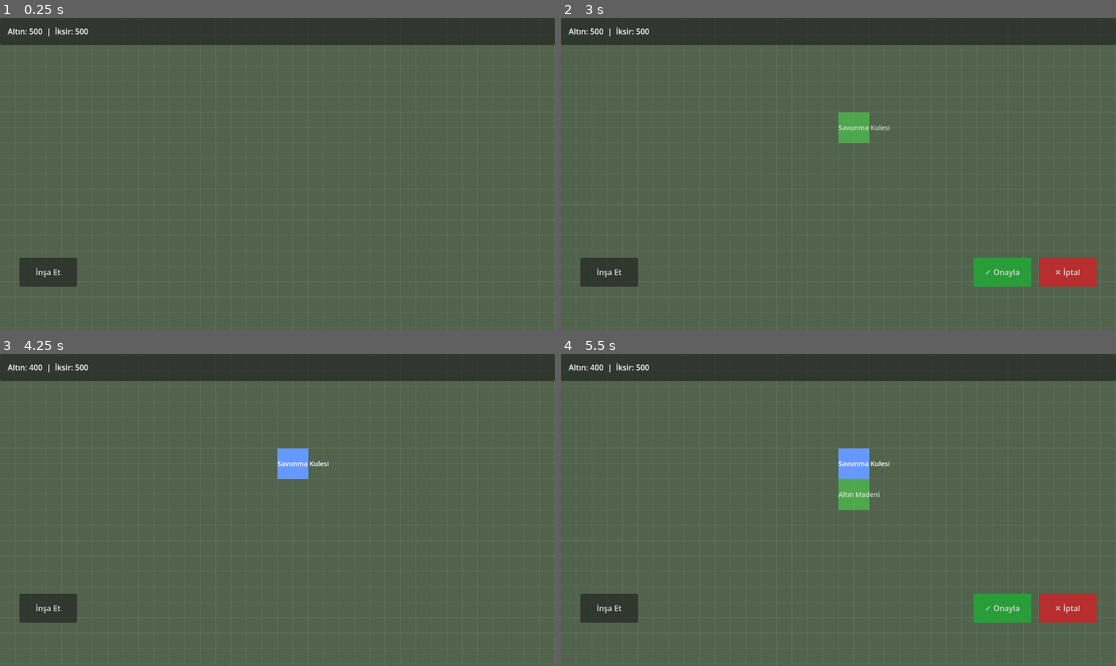
Above: before the commit, frames 1-4 (two rows, left to right).
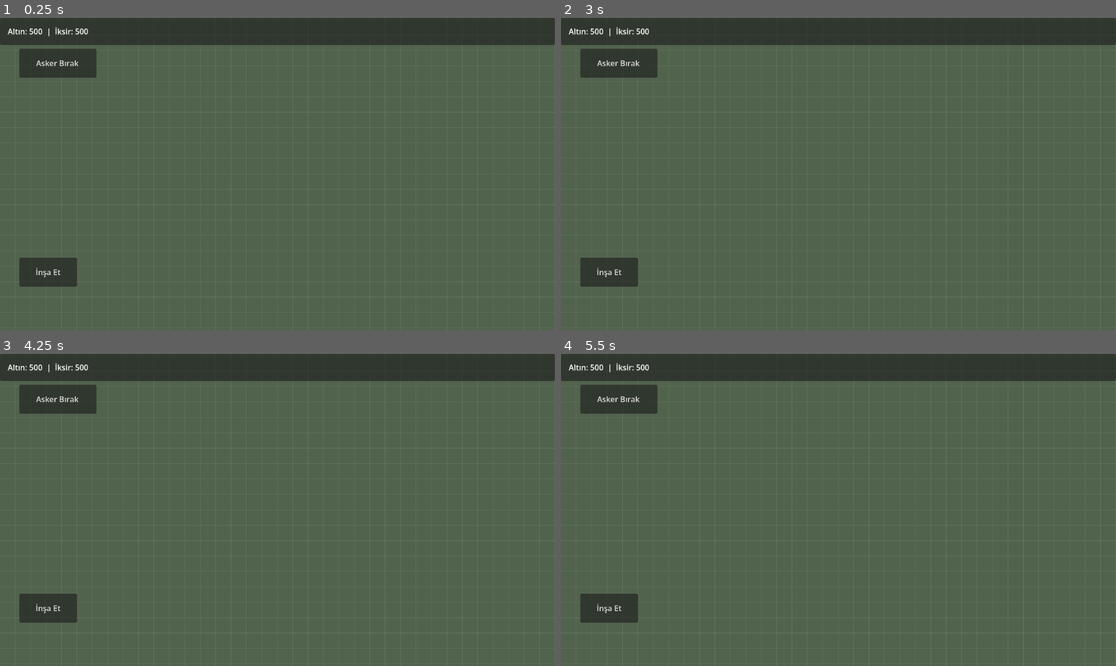
Above: after the commit, the same moments.

Repository: YazarKemal/ClashGame
Game: Godot game, scene res://scenes/main.tscn
The game is run twice, just before and just after one commit, with the same random seed, the same clock (stepped at 60 frames per second) and the same inputs.
Inputs (mouse positions are in pixels of both pictures, inside the frame that each line leads up to):
- Up to frame 1 (0.25 s): no input
- Up to frame 2 (3 s): click (616, 64) at 0.5 s, where only the run after the commit has a clickable "Asker Bırak"; click (616, 64) at 1.25 s, where only the run after the commit has a clickable "Kapat"; click "İnşa Et" at 2 s; click "Kule (100 G)" at 2.75 s
- Up to frame 3 (4.25 s): click (444, 606) at 3.5 s, where only the run before the commit has a clickable "✓ Onayla"
- Up to frame 4 (5.5 s): click "İnşa Et" at 4.25 s; click "Maden (80 E)" at 5 s

The runs differ from the first frame. In frame 1, 1.3% of the frame differs, in the area x 3-18%, y 9-20%; in frame 2, 3.8%; in frame 3, 1.9%; in frame 4, 4.4%, in the area x 3-97%, y 3-87%.
Error after the commit: Parse Error: Cannot infer the type of "target" variable because the value doesn't have a set type. (res://scripts/building.gd:178)

Commit message:
feat: add units, combat system and tower defense shooting
- Add HP and health bars per building type (tower 300, mine 200, town
  hall 600); destroyed buildings free their grid cells.
- Towers attack the nearest unit in range (200px) with 25 damage/s and
  a visual bullet.
- Add units (red circles, 100 HP) that walk to the nearest building and
  deal 20 damage/s in range; die at 0 HP.
- Add a deploy button that spawns units at touched map locations.

Co-Authored-By: Claude Opus 4.7 <noreply@anthropic.com>

Diff:
--- a/scenes/building.tscn
+++ b/scenes/building.tscn
@@ -13,3 +13,7 @@
 theme_override_font_sizes/font_size = 14
 horizontal_alignment = 1
 vertical_alignment = 1
+
+[node name="HpBar" type="ProgressBar" parent="."]
+custom_minimum_size = Vector2(64, 8)
+show_percentage = false
--- a/scenes/ui.tscn
+++ b/scenes/ui.tscn
@@ -81,6 +81,16 @@
 layout_mode = 2
 text = "Kapat"
 
+[node name="DeployButton" type="Button" parent="."]
+custom_minimum_size = Vector2(160, 60)
+anchors_preset = 0
+offset_left = 40.0
+offset_top = 64.0
+offset_right = 200.0
+offset_bottom = 124.0
+mouse_filter = 0
+text = "Asker Bırak"
+
 [node name="BuildButton" type="Button" parent="."]
 custom_minimum_size = Vector2(120, 60)
 anchors_preset = 2
--- /dev/null
+++ b/scenes/unit.tscn
@@ -0,0 +1,13 @@
+[gd_scene load_steps=2 format=3]
+
+[ext_resource type="Script" path="res://scripts/unit.gd" id="1_unit"]
+
+[node name="Unit" type="Node2D"]
+script = ExtResource("1_unit")
+
+[node name="Body" type="Polygon2D" parent="."]
+color = Color(0.9, 0.2, 0.2, 1)
+
+[node name="HpBar" type="ProgressBar" parent="."]
+custom_minimum_size = Vector2(24, 5)
+show_percentage = false
--- a/scripts/building.gd
+++ b/scripts/building.gd
@@ -1,10 +1,16 @@
 extends Node2D
 class_name Building
 
+signal destroyed(cells: Array)
+
 enum State { PREVIEW, PLACED }
 enum Type { TOWER, MINE, TOWN_HALL }
 
-## Static definitions per building type: footprint, cost, currency and color.
+const ATTACK_RANGE := 200.0
+const ATTACK_DAMAGE := 25
+const ATTACK_INTERVAL := 1.0
+
+## Static definitions per building type: footprint, cost, currency, color, HP.
 const DATA := {
 	Type.TOWER: {
 		"name": "Savunma Kulesi",
@@ -13,6 +19,7 @@
 		"currency": "gold",
 		"color": Color(0.4, 0.6, 1.0, 1.0),
 		"gold_per_sec": 0,
+		"max_hp": 300,
 	},
 	Type.MINE: {
 		"name": "Altın Madeni",
@@ -21,6 +28,7 @@
 		"currency": "elixir",
 		"color": Color(1.0, 0.78, 0.2, 1.0),
 		"gold_per_sec": 5,
+		"max_hp": 200,
 	},
 	Type.TOWN_HALL: {
 		"name": "Belediye Binası",
@@ -29,6 +37,7 @@
 		"currency": "gold",
 		"color": Color(0.42, 0.2, 0.62, 1.0),
 		"gold_per_sec": 0,
+		"max_hp": 600,
 	},
 }
 
@@ -39,6 +48,7 @@
 
 var state := State.PLACED
 var cell := Vector2i.ZERO
+var cells: Array = []
 
 ## Derived from DATA in _ready().
 var building_name := "Building"
@@ -46,12 +56,16 @@
 var cost := 0
 var currency := "gold"
 var gold_per_sec := 0
+var max_hp := 100
+var hp := max_hp
 var _base_color := Color(0.55, 0.6, 0.7, 1.0)
 
 var _timer: Timer = null
+var _attack_timer: Timer = null
 
 @onready var _body: Polygon2D = $Body
 @onready var _label: Label = $Label
+@onready var _hp_bar: ProgressBar = $HpBar
 
 func _ready() -> void:
 	_apply_def(DATA[building_type])
@@ -65,6 +79,8 @@
 	cost = def["cost"]
 	currency = def["currency"]
 	gold_per_sec = def["gold_per_sec"]
+	max_hp = def["max_hp"]
+	hp = max_hp
 	_base_color = def["color"]
 
 ## Gold spent if this building's currency is gold, else 0.
@@ -86,6 +102,10 @@
 	])
 	_label.position = Vector2(-half, -half)
 	_label.size = Vector2(size, size)
+	_hp_bar.position = Vector2(-half, -half - 14.0)
+	_hp_bar.size = Vector2(size, 8.0)
+	_hp_bar.max_value = max_hp
+	_hp_bar.value = hp
 
 func _apply_state() -> void:
 	_body.color = _base_color
@@ -98,16 +118,38 @@
 	position = _cell_center(c)
 	_body.color = VALID_COLOR if valid else INVALID_COLOR
 	modulate.a = 0.7
-
-## Locks the building onto cell (top-left), marks it built and, if it produces
-## resources, starts its periodic production timer.
+	_hp_bar.hide()
+
+## Locks the building onto cell (top-left), marks it built and starts any
+## per-building behaviours (production, tower attacks).
 func place_at(c: Vector2i) -> void:
 	cell = c
+	cells.clear()
+	for dx in range(grid_size):
+		for dy in range(grid_size):
+			cells.append(c + Vector2i(dx, dy))
 	state = State.PLACED
 	position = _cell_center(c)
 	_apply_state()
+	_hp_bar.show()
 	if gold_per_sec > 0:
 		_start_production()
+	if building_type == Type.TOWER:
+		_start_attacks()
+
+func take_damage(amount: int) -> void:
+	if state != State.PLACED:
+		return
+	hp -= amount
+	if _hp_bar != null:
+		_hp_bar.value = max(hp, 0)
+	if hp <= 0:
+		_die()
+
+func _die() -> void:
+	remove_from_group("buildings")
+	destroyed.emit(cells)
+	queue_free()
 
 func _start_production() -> void:
 	if _timer != null:
@@ -123,6 +165,49 @@
 		return
 	GameManager.add_resources(gold_per_sec, 0)
 
+func _start_attacks() -> void:
+	if _attack_timer != null:
+		return
+	_attack_timer = Timer.new()
+	_attack_timer.wait_time = ATTACK_INTERVAL
+	_attack_timer.autostart = true
+	add_child(_attack_timer)
+	_attack_timer.timeout.connect(_attack)
+
+func _attack() -> void:
+	var target := _nearest_unit_in_range()
+	if target == null:
+		return
+	_fire_bullet(target)
+	target.take_damage(ATTACK_DAMAGE)
+
+func _nearest_unit_in_range():
+	var best = null
+	var best_d := ATTACK_RANGE * ATTACK_RANGE + 1.0
+	for u in get_tree().get_nodes_in_group("units"):
+		var d := global_position.distance_squared_to(u.global_position)
+		if d <= ATTACK_RANGE * ATTACK_RANGE and d < best_d:
+			best = u
+			best_d = d
+	return best
+
+func _fire_bullet(target: Node2D) -> void:
+	var bullet := Polygon2D.new()
+	bullet.polygon = _circle_points(4.0, 8)
+	bullet.color = Color(1.0, 0.95, 0.6, 1.0)
+	add_child(bullet)
+	var tw := create_tween()
+	tw.tween_property(bullet, "position", to_local(target.global_position), 0.15)
+	tw.parallel().tween_property(bullet, "modulate:a", 0.0, 0.15)
+	tw.tween_callback(bullet.queue_free)
+
+func _circle_points(radius: float, segments: int) -> PackedVector2Array:
+	var pts := PackedVector2Array()
+	for i in segments:
+		var a := TAU * i / segments
+		pts.append(Vector2(cos(a), sin(a)) * radius)
+	return pts
+
 func _cell_center(c: Vector2i) -> Vector2:
 	return GridConfig.cell_to_world(c.x, c.y) \
 			+ Vector2(grid_size * GridConfig.TILE_SIZE, grid_size * GridConfig.TILE_SIZE) * 0.5
--- a/scripts/building_manager.gd
+++ b/scripts/building_manager.gd
@@ -7,10 +7,12 @@
 signal placement_ended(success: bool)
 
 const BUILDING_SCENE: PackedScene = preload("res://scenes/building.tscn")
+const UNIT_SCENE: PackedScene = preload("res://scenes/unit.tscn")
 
 var occupied: Dictionary = {}  # Vector2i -> true
 
 var placing := false
+var spawn_mode := false
 var _preview: Building = null
 var _preview_cell := Vector2i.ZERO
 
@@ -33,14 +35,19 @@
 func start_placement(building_type: Building.Type) -> void:
 	if placing:
 		cancel_placement()
+	spawn_mode = false
 	var b: Building = BUILDING_SCENE.instantiate()
 	b.building_type = building_type
+	b.destroyed.connect(_on_building_destroyed)
 	add_child(b)
 	_preview = b
 	_preview_cell = GridConfig.world_to_cell(get_global_mouse_position())
 	placing = true
 	_apply_preview_validity()
 	placement_started.emit()
+
+func set_spawn_mode(on: bool) -> void:
+	spawn_mode = on
 
 func confirm_placement() -> bool:
 	if not placing or _preview == null:
@@ -65,15 +72,29 @@
 	placement_ended.emit(false)
 
 func _unhandled_input(event: InputEvent) -> void:
+	if not (event is InputEventScreenTouch or event is InputEventScreenDrag):
+		return
+	if spawn_mode and not placing:
+		if event is InputEventScreenTouch and event.pressed:
+			_spawn_unit_at(event.position)
+		return
 	if not placing or _preview == null:
 		return
 	# Only move the preview from real map touches/drags, never from UI presses.
-	var drag: InputEventScreenDrag = event as InputEventScreenDrag
-	var touch: InputEventScreenTouch = event as InputEventScreenTouch
-	if drag != null:
-		_move_preview_to(drag.position)
-	elif touch != null and touch.pressed:
-		_move_preview_to(touch.position)
+	if event is InputEventScreenDrag:
+		_move_preview_to(event.position)
+	elif event is InputEventScreenTouch and event.pressed:
+		_move_preview_to(event.position)
+
+func _spawn_unit_at(screen_pos: Vector2) -> void:
+	var world := get_global_transform_with_canvas().affine_inverse() * screen_pos
+	var u: Node2D = UNIT_SCENE.instantiate()
+	u.position = world
+	add_child(u)
+
+func _on_building_destroyed(cells: Array) -> void:
+	for c in cells:
+		occupied.erase(c)
 
 func _move_preview_to(screen_pos: Vector2) -> void:
 	# Convert the viewport/screen point into world space (accounts for the
@@ -92,6 +113,5 @@
 func _place_preview() -> void:
 	var b := _preview
 	b.place_at(_preview_cell)
-	for dx in range(b.grid_size):
-		for dy in range(b.grid_size):
-			occupied[b.cell + Vector2i(dx, dy)] = true
+	for c in b.cells:
+		occupied[c] = true
--- a/scripts/ui.gd
+++ b/scripts/ui.gd
@@ -9,6 +9,7 @@
 var manager: BuildingManager
 
 @onready var build_button: Button = $BuildButton
+@onready var deploy_button: Button = $DeployButton
 @onready var build_menu: PanelContainer = $BuildMenu
 @onready var tower_button: Button = $BuildMenu/Margin/VBox/TowerButton
 @onready var mine_button: Button = $BuildMenu/Margin/VBox/MineButton
@@ -25,6 +26,7 @@
 	manager.placement_ended.connect(_on_placement_ended)
 
 	build_button.pressed.connect(_on_build_pressed)
+	deploy_button.pressed.connect(_on_deploy_pressed)
 	tower_button.pressed.connect(_start_tower_placement)
 	mine_button.pressed.connect(_start_mine_placement)
 	town_hall_button.pressed.connect(_start_town_hall_placement)
@@ -46,6 +48,14 @@
 func _on_build_pressed() -> void:
 	build_button.hide()
 	build_menu.show()
+
+func _on_deploy_pressed() -> void:
+	if manager.spawn_mode:
+		manager.set_spawn_mode(false)
+		deploy_button.text = "Asker Bırak"
+	else:
+		manager.set_spawn_mode(true)
+		deploy_button.text = "Kapat"
 
 func _close_build_menu() -> void:
 	build_menu.hide()
--- /dev/null
+++ b/scripts/unit.gd
@@ -0,0 +1,60 @@
+extends Node2D
+class_name Unit
+
+const SPEED := 60.0
+const ATTACK_RANGE := 42.0
+const DAMAGE := 20
+const ATTACK_INTERVAL := 1.0
+const MAX_HP := 100
+
+var hp := MAX_HP
+
+var _attack_cd := 0.0
+
+@onready var _body: Polygon2D = $Body
+@onready var _hp_bar: ProgressBar = $HpBar
+
+func _ready() -> void:
+	add_to_group("units")
+	_body.polygon = _circle_points(10.0, 12)
+	_hp_bar.position = Vector2(-12.0, -24.0)
+	_hp_bar.size = Vector2(24.0, 5.0)
+	_hp_bar.max_value = MAX_HP
+	_hp_bar.value = hp
+
+func _physics_process(delta: float) -> void:
+	var target := _nearest_building()
+	if target == null:
+		return
+	var to_target := target.global_position - global_position
+	if to_target.length() > ATTACK_RANGE:
+		position += to_target.normalized() * SPEED * delta
+	else:
+		_attack_cd -= delta
+		if _attack_cd <= 0.0:
+			target.take_damage(DAMAGE)
+			_attack_cd = ATTACK_INTERVAL
+
+func _nearest_building():
+	var best = null
+	var best_d := INF
+	for b in get_tree().get_nodes_in_group("buildings"):
+		var d := global_position.distance_squared_to(b.global_position)
+		if d < best_d:
+			best = b
+			best_d = d
+	return best
+
+func take_damage(amount: int) -> void:
+	hp -= amount
+	if _hp_bar != null:
+		_hp_bar.value = max(hp, 0)
+	if hp <= 0:
+		queue_free()
+
+func _circle_points(radius: float, segments: int) -> PackedVector2Array:
+	var pts := PackedVector2Array()
+	for i in segments:
+		var a := TAU * i / segments
+		pts.append(Vector2(cos(a), sin(a)) * radius)
+	return pts
